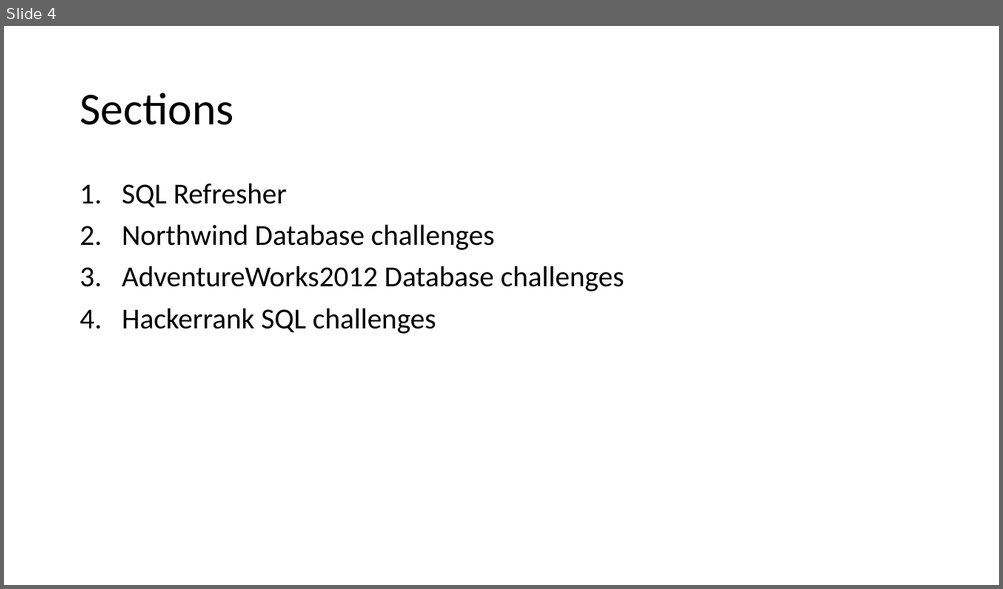
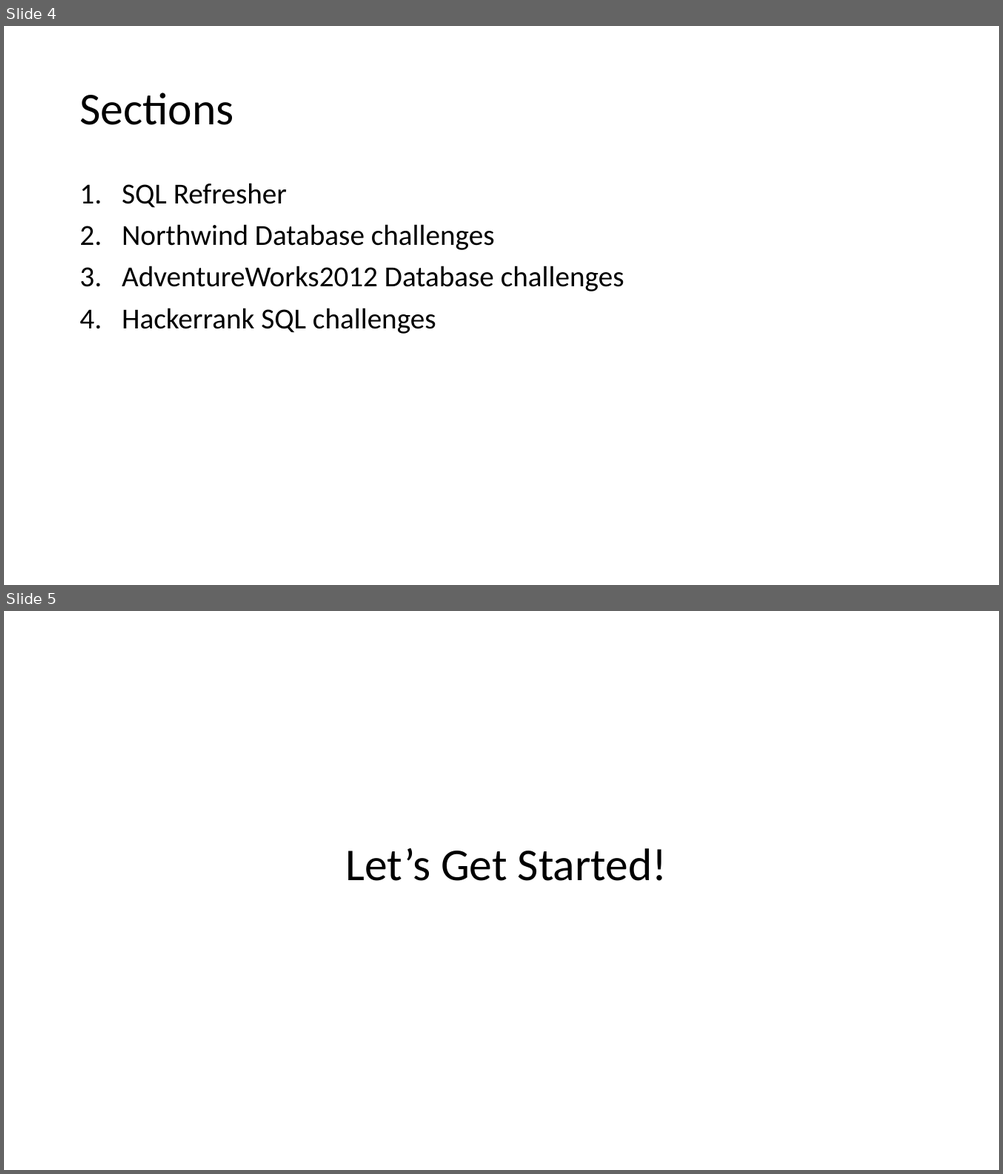
Before and after one commit to KaustubhSathe/sql-challenges, a slide deck: 1. Introduction/Introduction.pptx. Shown one above the other, each under a label of ours: slide 4 before the commit, slides 4 and 5 after it. The pictures are 1003x589 and 1003x1174 pixels, drawn with LibreOffice and Linux fonts; fonts in the diff are those of the drawing. Boxes give left, top, right and bottom in pixels: in the first picture for what was removed or moved away, otherwise in the second. Text is boxed around its words. In the diff, an @@ line names an element or a change of style, - is before the commit and + after.

```diff
--- a/1. Introduction/Introduction.pptx
+++ b/1. Introduction/Introduction.pptx
@@ slide 5 added at [4,611,999,1170], background #FFFFFF @@
@@ title added at [346,849,667,881], 44 pt, text #000000 @@
+Let’s Get Started!
```
Also in this commit, not shown: 3 slides changed, 1 other file.
